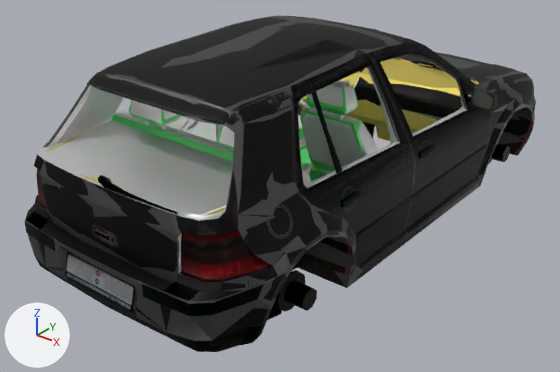
The FBX model SampleMod_NewCar/Assets/Vehicles/Wheeled/SampleCar_01/SampleCar_01.fbx, before and after one commit.
Both versions are drawn from a camera (50 mm lens) standing at (2.83, -4.06, 2.65) and looking at (-0.14, -0.35, 0.34). The lights are fixed; the arrows at lower left show +X, +Y and +Z. Objects named as collision shapes, trigger or cutter boxes, shadow casters or lower levels of detail are left out. Where no turn or scale is listed for an object, it has been applied to the vertices.

In view in the first picture: 'UTM_FG_Body_01', 'UTM_FG_Dashboard', 'UTM_FG_Doors', 'UTM_FG_Interior', 'UTM_FG_Trunk', 'UTM_FG_undercarriage', 'body_LOD0', 'glass2_LOD0', 'interior2_LOD0', 'interior_LOD0', 'undercarriage_LOD0'.
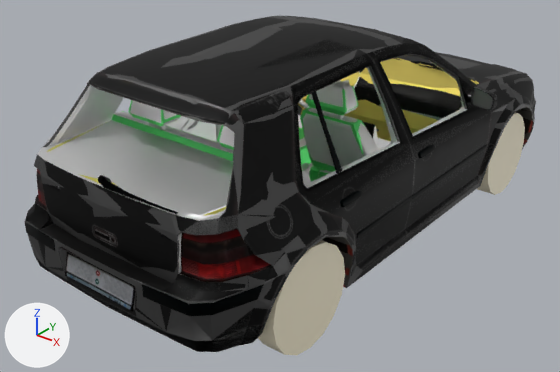
The edits, one by one:
Material 'Rubber_tire_8F1BCCA995D7FA4B' (mat_rubber_tire_8f1bcca995d7fa4b) is new.
Its base color is (0.947, 0.87, 0.655) (white #f9f0d4).
Mesh me_mesh_001 is new.
It is a 16-sided cylinder along x spanning x -0.073..0.073, y -0.317..0.317, z -0.317..0.317.
It uses material mat_rubber_tire_8f1bcca995d7fa4b (white #f9f0d4).
Mesh me_mesh is new.
It is a 16-sided cylinder along x spanning x -0.073..0.073, y -0.317..0.317, z -0.317..0.317.
It uses material mat_rubber_tire_8f1bcca995d7fa4b (white #f9f0d4).
Object 'UCL_MT_wheel_R02' (ob_ucl_mt_wheel_r02) is new; it shows me_mesh_001.
Its location is (0.742, -1.28, 0.32).
Object 'UCL_MT_wheel_R01' (ob_ucl_mt_wheel_r01) is new; it shows me_mesh.
Its location is (0.742, 1.181, 0.32).

Boxes (x1, y1, x2, y2) around the edits, measured in the pictures (560 x 372 px):
'UCL_MT_wheel_R02', added
    after: (258, 240, 345, 356)
'UCL_MT_wheel_R01', added
    after: (477, 112, 525, 195)
'undercarriage_LOD0', unchanged, covered by the edit
    before: (292, 109, 533, 288)
    after: (322, 109, 533, 288)
